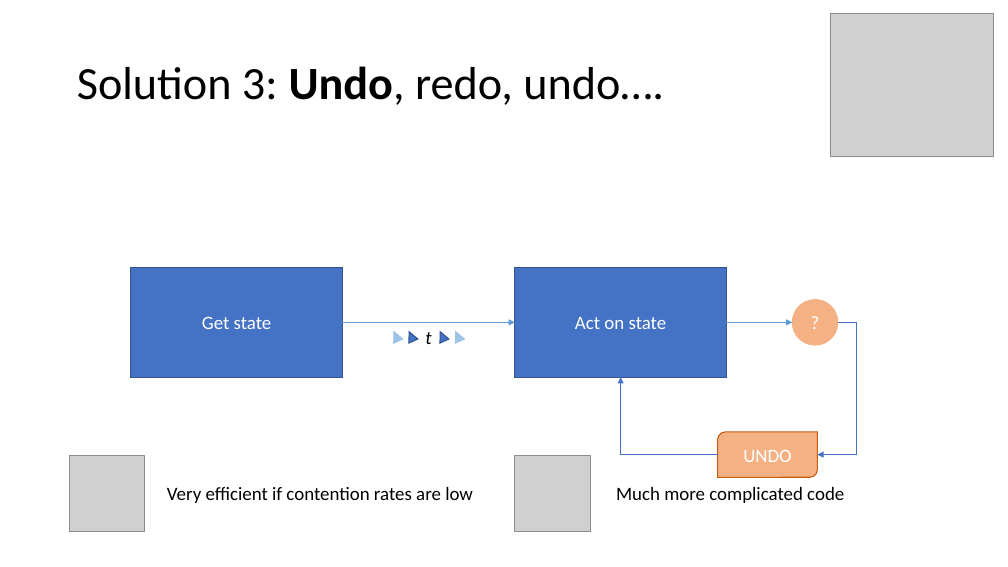
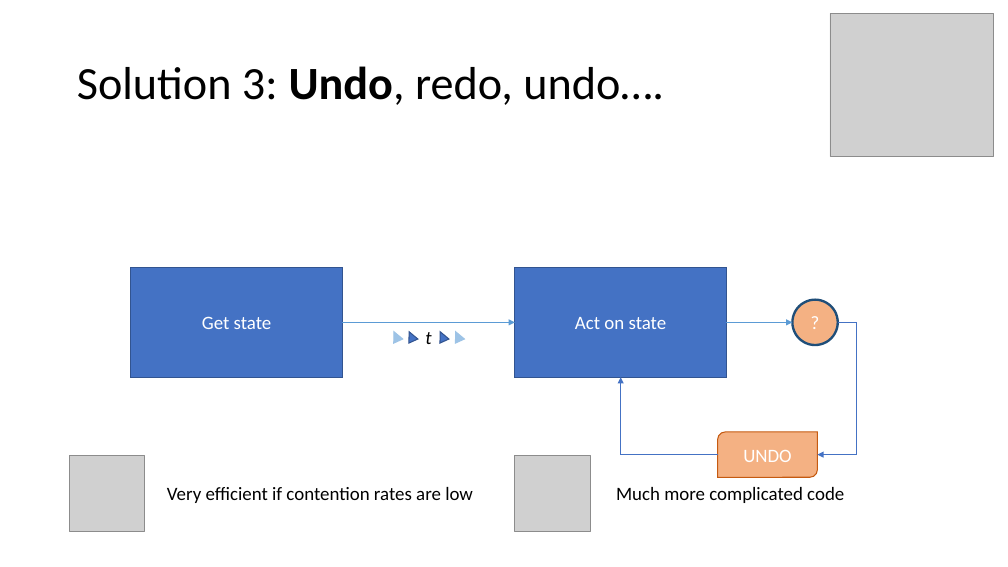
Before and after one commit to MerrionComputing/Presentations, a slide deck: slide 5 of Taming the Concurrency Crocodile.pptx. Drawn at 1008x567 pixels with LibreOffice and Linux fonts; fonts in the diff are those of the drawing; grey boxes stand for pictures. Boxes give left, top, right and bottom in pixels: in the first picture for what was removed or moved away, otherwise in the second. Text is boxed around its words. In the diff, an @@ line names an element or a change of style, - is before the commit and + after.

```diff
--- a/Taming the Concurrency Crocodile.pptx
+++ b/Taming the Concurrency Crocodile.pptx
@@ ellipse "?" at (792, 299, 838, 345): outline #F4B183 1 pt to #1F4E79 2.25 pt @@
```
Also in this commit, not shown: 2 other slides changed.
